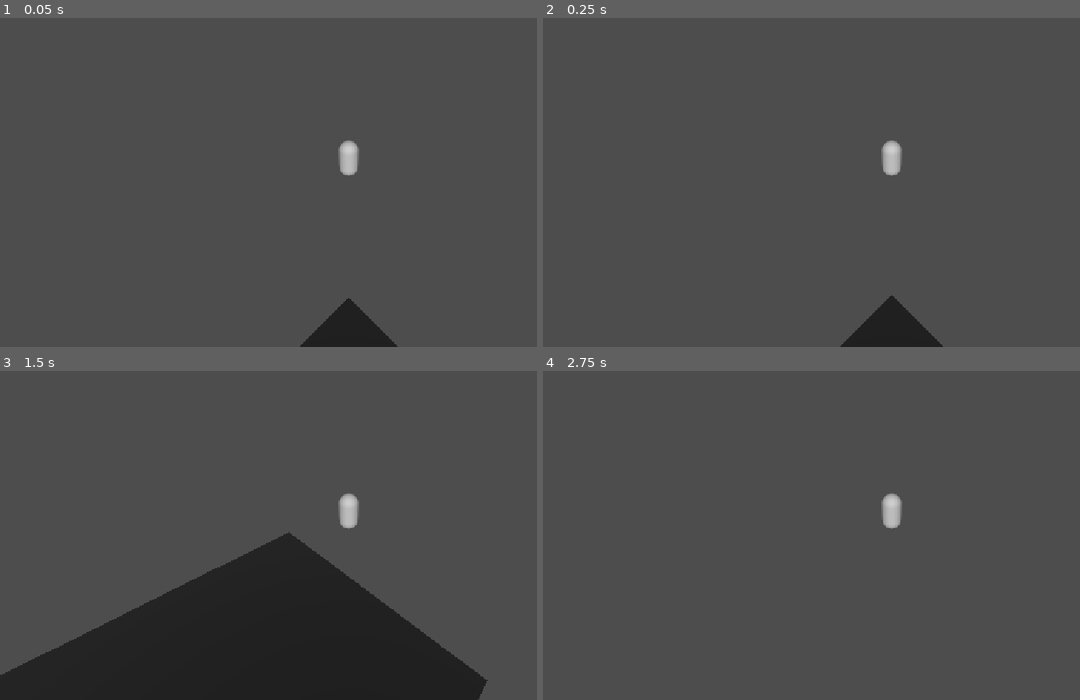
Above: before the commit, frames 1-4 (two rows, left to right).
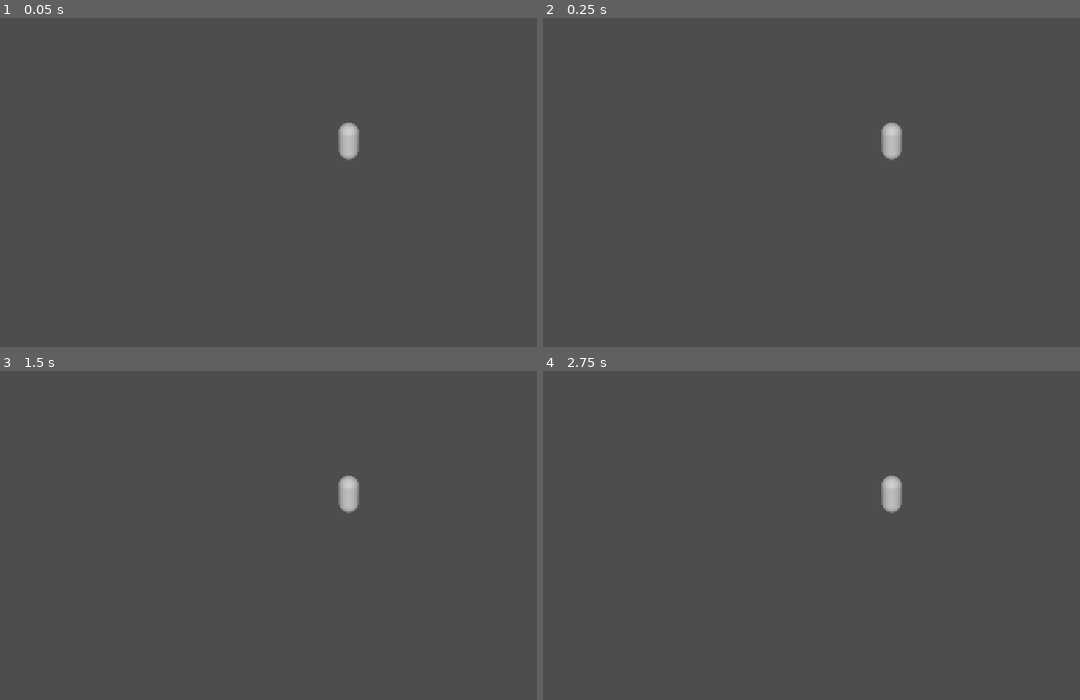
Above: after the commit, the same moments.

Repository: TotsllyRandom/SynthKnights
Game: Godot game, scene res://Scenes/dungeon.tscn
The game is run twice, just before and just after one commit, with the same random seed, the same clock (stepped at 60 frames per second) and the same inputs.
Inputs (mouse positions are in pixels of both pictures, inside the frame that each line leads up to):
- Up to frame 1 (0.05 s): no input
- Up to frame 2 (0.25 s): no input
- Up to frame 3 (1.5 s): tap Enter (ui_accept) at 0.5, 0.77 s; move the mouse to (504, 482) at 0.52 s; hold Right (ui_right) 0.53-1.28 s; tap Alt at 0.6 s; click (504, 482) at 0.67 s; move the mouse to (209, 522) at 1.27 s; hold Down (ui_down) from 1.28 s (still down); tap Shift at 1.35 s
- Up to frame 4 (2.75 s): tap Enter (ui_accept) at 1.52 s; move the mouse to (961, 417) at 2.02 s; release Down (ui_down) at 2.03 s; hold Right (ui_right) from 2.03 s (still down); tap Alt at 2.1 s

The runs differ from the first frame. In frame 1, 1.8% of the frame differs, in the area x 55-75%, y 31-100%; in frame 2, 2.0%; in frame 3, 27%, in the area x 0-91%, y 31-100%; in frame 4, 0.4%.

Commit message:
Starting 3d basis. Tilework and walls complete. starting dungeon gen

Diff:
--- a/Scenes/dungeon.tscn
+++ b/Scenes/dungeon.tscn
@@ -18,3 +18,5 @@
 [node name="DirectionalLight3D" type="DirectionalLight3D" parent="Player/Marker3D" unique_id=1886366751]
 light_energy = 2.0
 shadow_enabled = true
+
+[node name="Ground" type="Node3D" parent="." unique_id=183039139]
--- a/Scenes/tile.tscn
+++ b/Scenes/tile.tscn
@@ -17,7 +17,7 @@
 script = ExtResource("1_xsjyq")
 
 [node name="MeshInstance3D" type="MeshInstance3D" parent="." unique_id=400247797]
-transform = Transform3D(0.70710677, 0, -0.70710677, 0, 1, 0, 0.70710677, 0, 0.70710677, 0, 0, 0)
+transform = Transform3D(0.70710677, 0, -0.70710677, 0, 1, 0, 0.70710677, 0, 0.70710677, 0, 0.5, 0)
 mesh = SubResource("BoxMesh_cjkyl")
 
 [node name="CollisionShape3D" type="CollisionShape3D" parent="." unique_id=1866311462]
--- a/Scripts/dungeon.gd
+++ b/Scripts/dungeon.gd
@@ -1,24 +1,122 @@
 extends Node3D
 
 var tile_scene = preload("res://scenes/tile.tscn")
+var wall_scene = preload("res://scenes/wall.tscn")
+
+var rooms = []
+func find_room(pos:Vector2i) -> int:
+	for room in range(len(rooms)):
+		if rooms[room]["pos"] == Vector2i(pos.x,pos.y):
+			return room
+	return -1
+
+var tilemap = []
+
+const TILE_INCREMENT := sqrt(.5) ##Distance moved (either on X or Z axis) to get to next tile.
 
 func _ready() -> void:
 	var test_tilemap := []
 	for z in range(12):
 		var line := []
 		for x in range(12):
-			line.append(randi_range(0,1))
+			if x == 0 || x == 11 || z == 0 || z == 11:
+				line.append("W")
+			else:
+				line.append(1)
 		test_tilemap.append(line)
+	build_tiles(test_tilemap)
 
-	var x = 0
-	var z = 0
-	var increment := sqrt(.5)
-	for inc_x in range(len(test_tilemap)):
-		x = inc_x * -increment
-		z = inc_x * increment
-		for inc_z in range(len(test_tilemap[0])):
-			var new_tile = tile_scene.instantiate()
-			new_tile.position = Vector3(x,0,z)
-			add_child(new_tile)
-			z += increment
-			x += increment
+
+func build_tiles(_tilemap: Array):
+	for child in $Ground.get_children():
+		child.queue_free()
+
+	for inc_x in range(len(tilemap)):
+		for inc_z in range(len(tilemap[inc_x])):
+			var x_pos = (inc_z - inc_x) * TILE_INCREMENT
+			var z_pos = (inc_z + inc_x) * TILE_INCREMENT
+
+			var new_tile: Node3D
+			if str(tilemap[inc_x][inc_z]) != "W":
+				new_tile = tile_scene.instantiate()
+				new_tile.tile_data = [1,1,1,1]
+			else:
+				new_tile = wall_scene.instantiate()
+
+			new_tile.position = Vector3(x_pos, 0, z_pos)
+			$Ground.add_child(new_tile)
+
+func make_room_heightmap() -> Array:
+	var ret = []
+	for x in range(9):
+		var line = []
+		for z in range(9):
+			line.append([1,1,1,1])
+		ret.append(line)
+	return ret
+
+func gen_dungeon():
+	make_room(Vector2i(0,0))
+
+func door_vector_change(door:int,x,y):
+	var ret = Vector2i(x,y)
+	match door:
+		0:
+			ret.x = x-1
+		2:
+			ret.x = x+1
+		1:
+			ret.y = y-1
+		3:
+			ret.y = y+1
+	return ret
+
+func make_room(pos:Vector2i, strand = 0):
+	var max_strand = 5
+
+	var x = pos.x
+	var z = pos.y
+	var room = find_room(Vector2i(x,z))
+
+	if room == -1:
+		room = len(rooms)
+		rooms.append(
+			{
+				#doors: -1 = undecided, 0 = wall, 1 = door unconfirmed, 2 = door confirmed
+				"doors" : [-1,-1,-1,-1],
+				"pos" : Vector2i(x,z),
+				"type" : "none",
+				"made" : false,
+			}
+		)
+
+	for door in range(4):
+		if rooms[room]["doors"][door] == -1:
+			var next_room = find_room(door_vector_change(door,x,z))
+			if next_room == -1:
+				next_room = len(rooms)
+				rooms.append(
+					{
+						#doors: -1 = undecided, 0 = wall, 1 = door
+						"doors" : [-1,-1,-1,-1],
+						"pos" : door_vector_change(door,x,z),
+						"type" : "none",
+						"made" : false,
+					}
+				)
+			var next_door = door - 2
+			if next_door < 0:
+				next_door += 4
+
+			if rooms[next_room]["doors"][next_door] == -1 || rooms[room]["doors"][door] == -1:
+				if strand == max_strand:
+					rooms[room]["doors"][door] = 0
+				else:
+					rooms[room]["doors"][door] = randi_range(0,1)
+				rooms[next_room]["doors"][next_door] = rooms[room]["doors"][door]
+
+	rooms[room]["made"] = true
+	for door in range(4):
+		var next_room = find_room(door_vector_change(door,x,z))
+		if rooms[room]["doors"][door] == 1 && (rooms[next_room]["made"] == false):
+			make_room(door_vector_change(door,x,z),strand + 1)
--- /dev/null
+++ b/assets/resources/wall.gdshader
@@ -0,0 +1,14 @@
+shader_type spatial;
+
+void vertex() {
+	// Called for every vertex the material is visible on.
+}
+
+void fragment() {
+	// Called for every pixel the material is visible on.
+}
+
+//void light() {
+//	// Called for every pixel for every light affecting the material.
+//	// Uncomment to replace the default light processing function with this one.
+//}
--- a/scenes/Player.tscn
+++ b/scenes/Player.tscn
@@ -1,6 +1,6 @@
 [gd_scene format=3 uid="uid://mpu4r0vb0drw"]
 
-[ext_resource type="Script" uid="uid://ckc2bhqrtdwls" path="res://Scenes/player.gd" id="1_rpqav"]
+[ext_resource type="Script" uid="uid://ckc2bhqrtdwls" path="res://scripts/player.gd" id="1_rpqav"]
 
 [sub_resource type="CapsuleMesh" id="CapsuleMesh_rfg2h"]
 
@@ -10,7 +10,9 @@
 script = ExtResource("1_rpqav")
 
 [node name="MeshInstance3D" type="MeshInstance3D" parent="." unique_id=426079612]
+transform = Transform3D(1, 0, 0, 0, 1, 0, 0, 0, 1, 0, 1, 0)
 mesh = SubResource("CapsuleMesh_rfg2h")
 
 [node name="CollisionShape3D" type="CollisionShape3D" parent="." unique_id=1002701931]
+transform = Transform3D(1, 0, 0, 0, 1, 0, 0, 0, 1, 0, 1, 0)
 shape = SubResource("CapsuleShape3D_cjkyl")
--- /dev/null
+++ b/scenes/wall.tscn
@@ -0,0 +1,21 @@
+[gd_scene format=3 uid="uid://cmhtjn1k5efff"]
+
+[ext_resource type="Script" uid="uid://tsqpx7jor6c5" path="res://Scenes/wall.gd" id="1_d155t"]
+
+[sub_resource type="BoxMesh" id="BoxMesh_cjkyl"]
+size = Vector3(1, 4, 1)
+
+[sub_resource type="BoxShape3D" id="BoxShape3D_cjkyl"]
+size = Vector3(1, 4, 1)
+
+[node name="Wall" type="StaticBody3D" unique_id=1714951645]
+transform = Transform3D(0.70710677, 0, 0.70710677, 0, 1, 0, -0.70710677, 0, 0.70710677, 0, 0, 0)
+script = ExtResource("1_d155t")
+
+[node name="MeshInstance3D" type="MeshInstance3D" parent="." unique_id=617726432]
+transform = Transform3D(1, 0, 0, 0, 1, 0, 0, 0, 1, 0, 2, 0)
+mesh = SubResource("BoxMesh_cjkyl")
+
+[node name="CollisionShape3D" type="CollisionShape3D" parent="." unique_id=7858624]
+transform = Transform3D(1, 0, 0, 0, 1, 0, 0, 0, 1, 0, 2, 0)
+shape = SubResource("BoxShape3D_cjkyl")
--- a/scripts/tile.gd
+++ b/scripts/tile.gd
@@ -1,5 +1,6 @@
 extends StaticBody3D
 
+@export var tile_data = [-1,-1,-1,-1]
 
 # Called when the node enters the scene tree for the first time.
 func _ready() -> void:
--- /dev/null
+++ b/scripts/wall.gd
@@ -0,0 +1,13 @@
+extends StaticBody3D
+
+@onready var player = $"../../Player"
+
+func _ready() -> void:
+	pass # Replace with function body.
+
+# Called every frame. 'delta' is the elapsed time since the previous frame.
+func _process(delta: float) -> void:
+	if player.position.z < position.z:
+		visible = false
+	else:
+		visible = true
Not shown, added: assets/resources/wall.gdshader.uid
Renamed: scenes/player.gd -> scripts/player.gd
Renamed: scenes/player.gd.uid -> scripts/player.gd.uid
Not shown, added: scripts/wall.gd.uid
